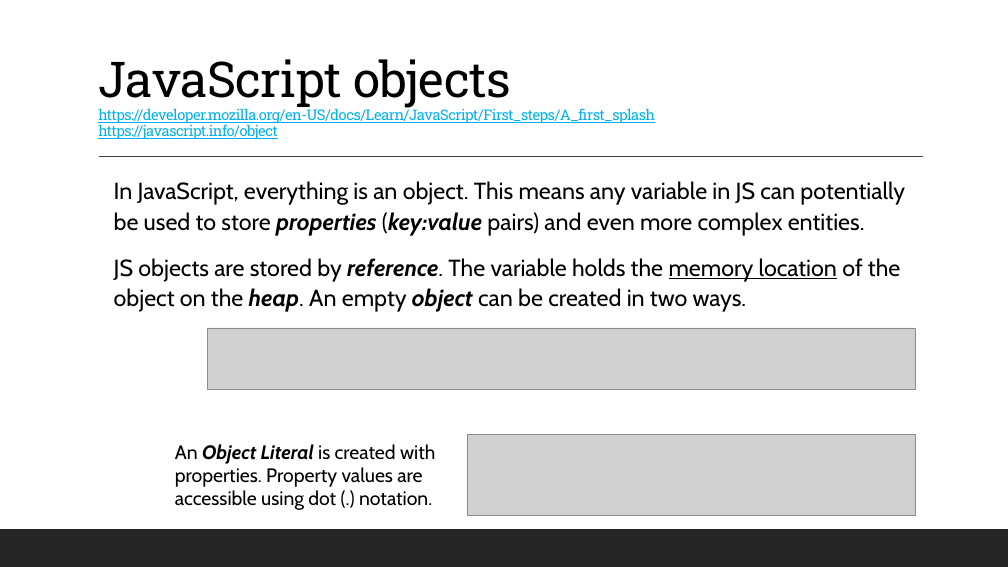
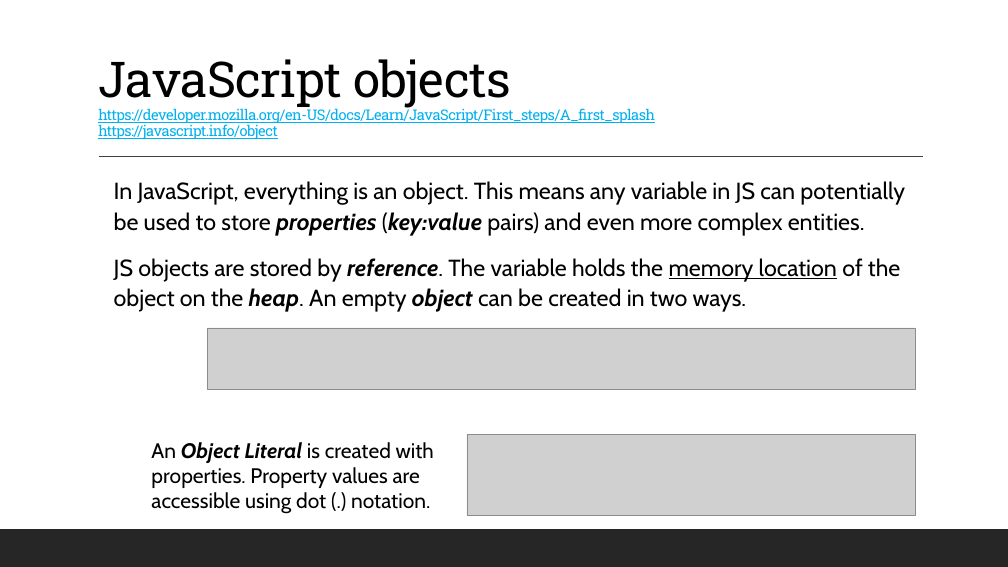
Before and after one commit to 12062021-dynamics365-uta/12062021-batch-repo, a slide deck: slide 3 of pdfs/w3/D25_.NET_JavaScriptObjectsAndClasses.pptx. Drawn at 1008x567 pixels with LibreOffice and Linux fonts; fonts in the diff are those of the drawing; grey boxes stand for pictures. Boxes give left, top, right and bottom in pixels: in the first picture for what was removed or moved away, otherwise in the second. Text is boxed around its words. In the diff, an @@ line names an element or a change of style, - is before the commit and + after.

```diff
--- a/pdfs/w3/D25_.NET_JavaScriptObjectsAndClasses.pptx
+++ b/pdfs/w3/D25_.NET_JavaScriptObjectsAndClasses.pptx
@@ text "An Object Literal is created ..." moved from (x1=175, y1=444, x2=435, y2=510) to (x1=151, y1=442, x2=434, y2=514) @@
@@ text "An Object Literal is created ..." at (x1=151, y1=442, x2=434, y2=514): size 18.5 to 20 pt @@
```
Also in this commit, not shown: 4 other slides changed, 3 other files.
